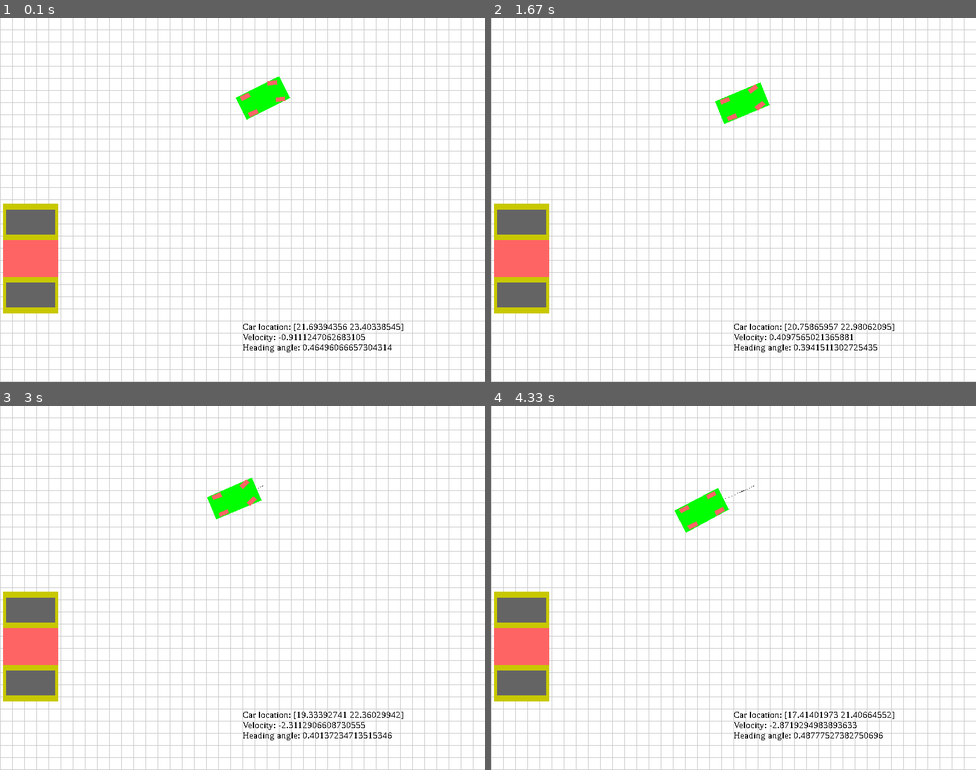
Above: before the commit, frames 1-4 (two rows, left to right).
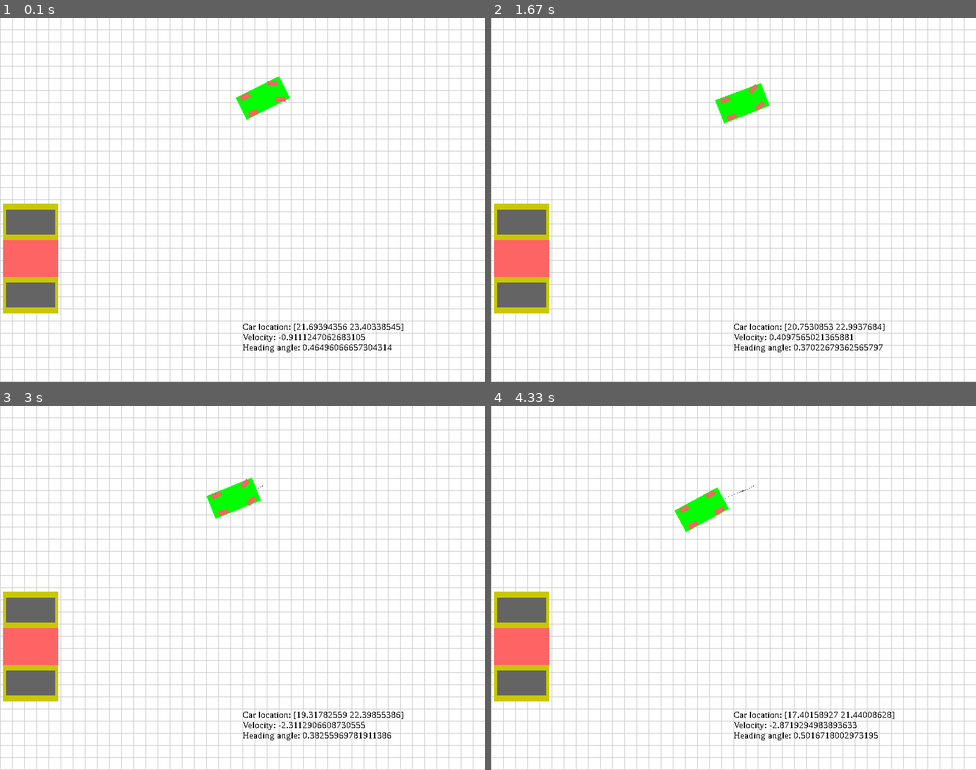
Above: after the commit, the same moments.

Repository: taka-rl/RL_APS
Game: pygame game, started from sim_env/main.py
Same seed, same stepped clock (60 frames per second), same inputs: the game is played once before the commit and once after it.
Inputs:
- Up to frame 1 (0.1 s): no input
- Up to frame 2 (1.67 s): no input
- Up to frame 3 (3 s): no input
- Up to frame 4 (4.33 s): no input

The runs differ from the first frame. In frame 1, less than 0.1% of the frame differs, in the area x 56-59%, y 17-24%; in frame 2, 0.2%; in frame 3, 0.2%, in the area x 42-83%, y 20-92%; in frame 4, 0.2%.

Commit message:
modified action_space to make sure that the action value is between -1 and 1.

Diff:
--- a/sim_env/parking_env.py
+++ b/sim_env/parking_env.py
@@ -49,14 +49,10 @@
         self.render_mode = env_config["render_mode"]
         self.parking_type = env_config["parking_type"]
         self.action_type = env_config["action_type"]
-        self.observation_space = gym.spaces.Box(-1, 1, shape=[9], dtype=np.float32)
+        self.observation_space = gym.spaces.Box(low=-1, high=1, shape=(9,), dtype=np.float32)
 
         if self.action_type == "continuous":
-            self.action_space = gym.spaces.Box(
-                np.array([-ACCELERATION_LIMIT, -STEERING_LIMIT]),
-                np.array([ACCELERATION_LIMIT, STEERING_LIMIT]),
-                dtype=np.float32,
-            )
+            self.action_space = gym.spaces.Box(low=-1, high=1, shape=(2,), dtype=np.float32)
 
         self.window = None
         self.surf = None
@@ -492,8 +488,8 @@
         Return: True if it is more than 25 meters
         """
         for parking_lot in self.parking_lot_vertices:
-            if (abs(parking_lot[0] - self.car.car_loc[0]) > MAX_DISTANCE or
-                    abs(parking_lot[1] - self.car.car_loc[1]) > MAX_DISTANCE):
+            if (abs(parking_lot[0] - self.car.car_loc[0]) >= MAX_DISTANCE or
+                    abs(parking_lot[1] - self.car.car_loc[1]) >= MAX_DISTANCE):
                 return True
         return False
 
